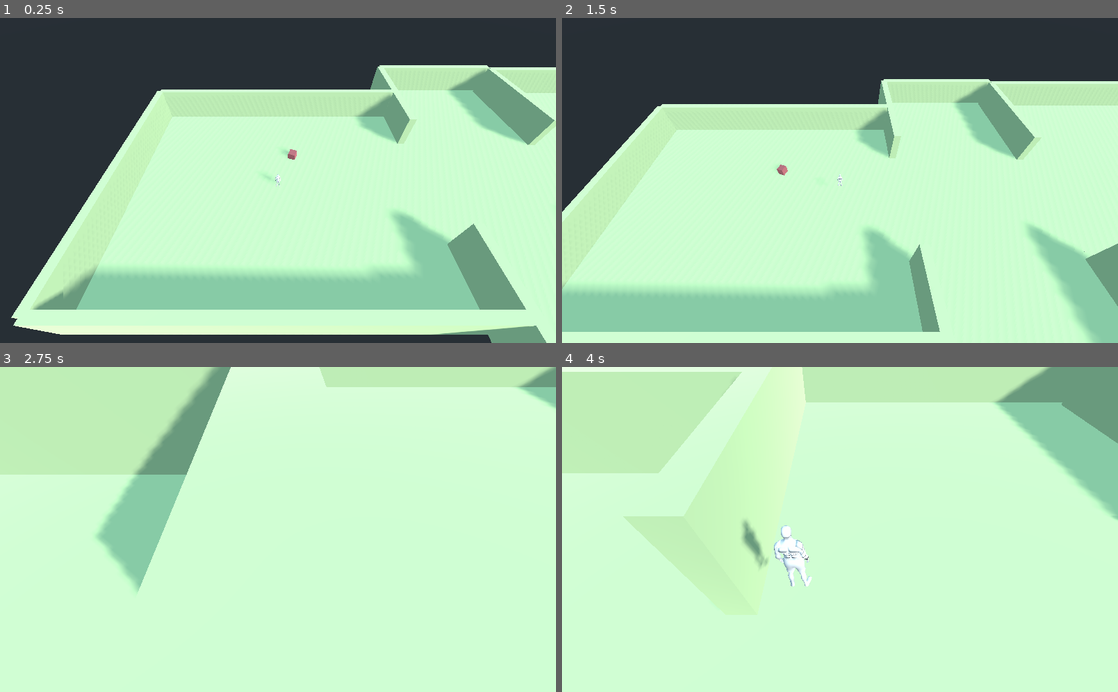
Above: before the commit, frames 1-4 (two rows, left to right).
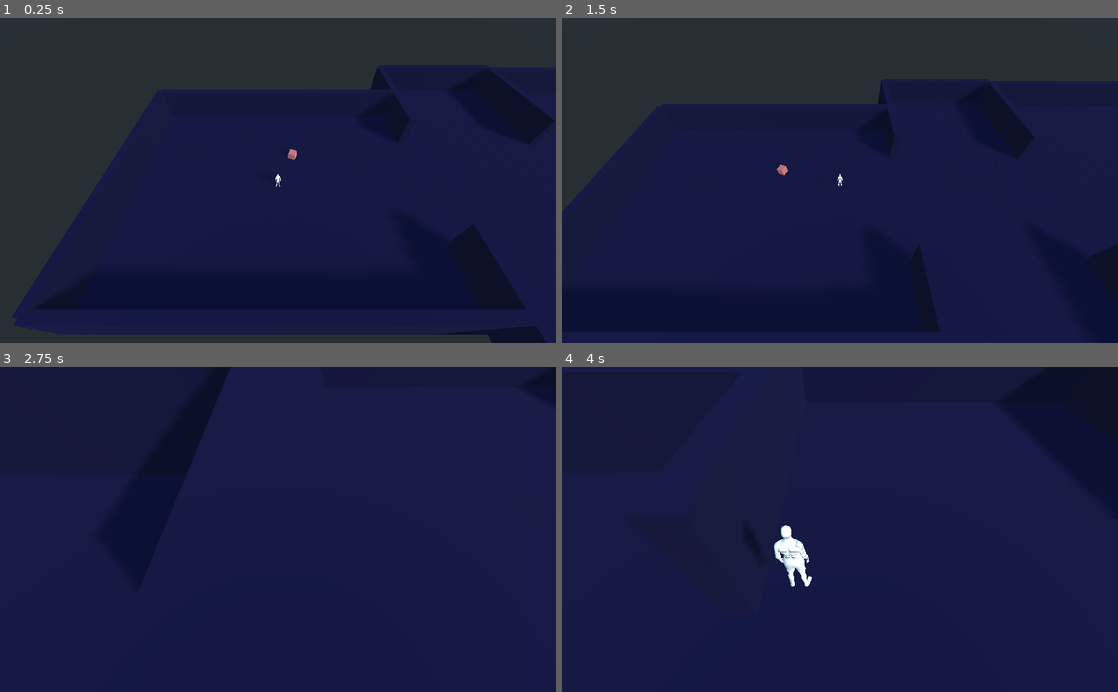
Above: after the commit, the same moments.

Repository: dam7lc/DGen-godot
Game: Godot game, scene res://Main.tscn
The game is run twice, just before and just after one commit, with the same random seed, the same clock (stepped at 60 frames per second) and the same inputs.
Inputs (mouse positions are in pixels of both pictures, inside the frame that each line leads up to):
- Up to frame 1 (0.25 s): no input
- Up to frame 2 (1.5 s): tap Enter at 0.5 s; move the mouse to (962, 164) at 0.52 s; hold D (strafe_right) 0.53-1.28 s; hold V (change_camera) 0.53-1.28 s; tap Space (jump) at 0.77 s; move the mouse to (812, 180) at 1.27 s; hold W (forward) from 1.28 s (still down); tap V (change_camera) at 1.35 s
- Up to frame 3 (2.75 s): tap Space (jump) at 1.52 s; move the mouse to (333, 458) at 2.02 s; release W (forward) at 2.03 s; hold D (strafe_right) from 2.03 s (still down); hold V (change_camera) from 2.03 s (still down)
- Up to frame 4 (4 s): move the mouse to (834, 536) at 2.77 s; release D (strafe_right) at 2.78 s; release V (change_camera) at 2.78 s; hold W (forward) from 2.78 s (still down); tap V (change_camera) at 2.85 s; tap Space (jump) at 3.02, 3.77 s; move the mouse to (878, 532) at 3.52 s; hold V (change_camera) from 3.53 s (still down)

The runs differ from the first frame. In frame 1, 67% of the frame differs, in the area x 2-100%, y 14-100%; in frame 2, 74%; in frame 3, 100%, in the area x 0-100%, y 0-100%; in frame 4, 99%.

Commit message:
Cambio de material de pared a translucido funcionando, falta crear nueva instancia del material para que no se cambie en todas las paredes

Diff:
--- /dev/null
+++ b/Godot3.2.3/Area_pared_inferior.gd
@@ -0,0 +1,28 @@
+extends Area
+
+
+# Declare member variables here. Examples:
+# var a = 2
+# var b = "text"
+
+
+# Called when the node enters the scene tree for the first time.
+func _ready():
+	connect("body_entered", self, "translucir")
+	connect("body_exited", self, "opacar")
+
+
+func translucir(body):
+	if body.get_script() == load("Player.gd"):
+		get_parent().get_child(2).get_surface_material(0).set("flags_transparent", true)
+		get_parent().get_child(2).get_surface_material(0).set("albedo_color", Color(0,0,.2,.5))
+
+func opacar(body):
+	if body.get_script() == load("Player.gd"):
+		get_parent().get_child(2).get_surface_material(0).set("albedo_color", Color(0,0,.2,1))
+		get_parent().get_child(2).get_surface_material(0).set("flags_transparent", false)
+
+
+# Called every frame. 'delta' is the elapsed time since the previous frame.
+#func _process(delta):
+#	pass
--- a/Godot3.2.3/ScriptGenerador.gd
+++ b/Godot3.2.3/ScriptGenerador.gd
@@ -54,12 +54,25 @@
 			colshape.set_extents(Vector3(1,1,1))
 			paredes_colisiones[i].set_shape(colshape)
 			paredes[i].add_child(paredes_colisiones[i])
+			if i == 3:
+				var area_col = Area.new()
+				var paredes_colisiones2 = CollisionShape.new()
+				var colshape2 = BoxShape.new()
+				colshape2.set_extents(Vector3(1,1,1))
+				paredes_colisiones2.set_shape(colshape2)
+				area_col.add_child(paredes_colisiones2)
+				area_col.set_script(load("res://Area_pared_inferior.gd"))
+				paredes[i].add_child(area_col)
+
 			add_child(paredes[i])
 			paredes_meshes.append(make_cube())
 			paredes_meshes[i].set_surface_material(0,surface_material)
 			paredes[i].add_child(paredes_meshes[i])
 
 
+
+
+		#Colision para deteccion del jugador en la pared inferio
 
 		#Tamaño de pared0(pared de arriba)
 		#Tamaño del mesh
@@ -119,20 +132,25 @@
 			paredes[2].get_child(1).scale.y = 0
 
 			paredes[2].get_child(0).scale.z = 0
-			paredes[2].get_child(0).scale.x = .5
+			paredes[2].get_child(0).scale.x = 0
 			paredes[2].get_child(0).scale.y = 0
 
 			paredes[2].global_translate(Vector3((-room_x/2)+room_center.x,2.5,room_center.y+room_z/3))
 			#player ignore paredes
 			player.agregar_pared_a_ignorar(paredes[2])
 
-		#Tamaño de pared3(pared de la abajo)
-		paredes[3].get_child(1).scale.x = room_x
-		paredes[3].get_child(1).scale.y = room_y
+		#Tamaño de pared3(pared de abajo)
+		paredes[3].get_child(2).scale.x = room_x
+		paredes[3].get_child(2).scale.y = room_y
 		#Tamaño de colision
 		paredes[3].get_child(0).scale.x = room_x/2
 		paredes[3].get_child(0).scale.y = room_y/2
 		paredes[3].get_child(0).scale.z = .5
+
+		paredes[3].get_child(1).scale.x = room_x/2
+		paredes[3].get_child(1).scale.y = .5
+		paredes[3].get_child(1).scale.z = 3
+		paredes[3].get_child(1).translate_object_local(Vector3(0.0,-2,0.0))
 		#Posicion pared 3
 		paredes[3].global_translate(Vector3(room_center.x,2.5,(room_z/2)+room_center.y))
 		player.agregar_pared_a_ignorar(paredes[3])
@@ -152,6 +170,9 @@
 		room_center.x = room_center.x + room_x/2
 		#room_center.y = room_z/2
 
+
+
+
 	player.generacion_finalizada()
 
 
--- a/Godot3.2.3/base_spatial_material.tres
+++ b/Godot3.2.3/base_spatial_material.tres
@@ -1,4 +1,4 @@
 [gd_resource type="SpatialMaterial" format=2]
 
 [resource]
-albedo_color = Color( 0.831373, 0.968627, 0.705882, 1 )
+albedo_color = Color( 0, 0, 0.2, 1 )
--- /dev/null
+++ b/Godot3.2.3/inferior_wall_shader.tres
@@ -0,0 +1,15 @@
+[gd_resource type="ShaderMaterial" load_steps=2 format=2]
+
+[sub_resource type="Shader" id=1]
+code = "shader_type spatial;
+
+uniform float opacidad = 1;
+
+void fragment(){
+	ALBEDO = vec3(0,0,.2);
+	ALPHA = opacidad;
+}"
+
+[resource]
+shader = SubResource( 1 )
+shader_param/opacidad = 1.0
